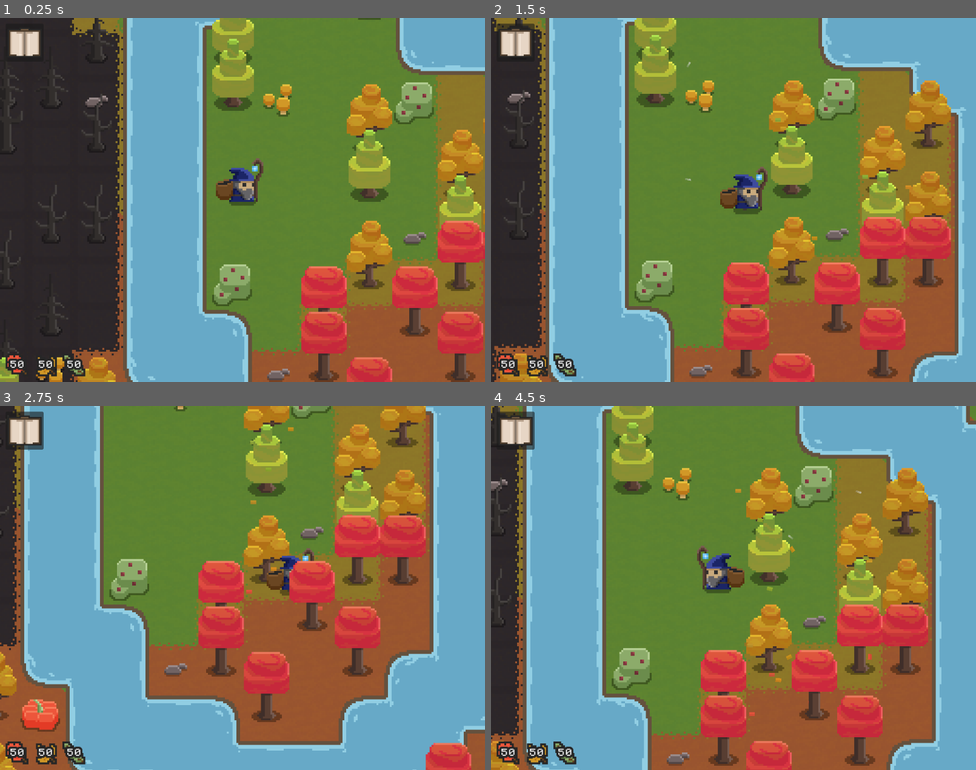
Above: before the commit, frames 1-4 (two rows, left to right).
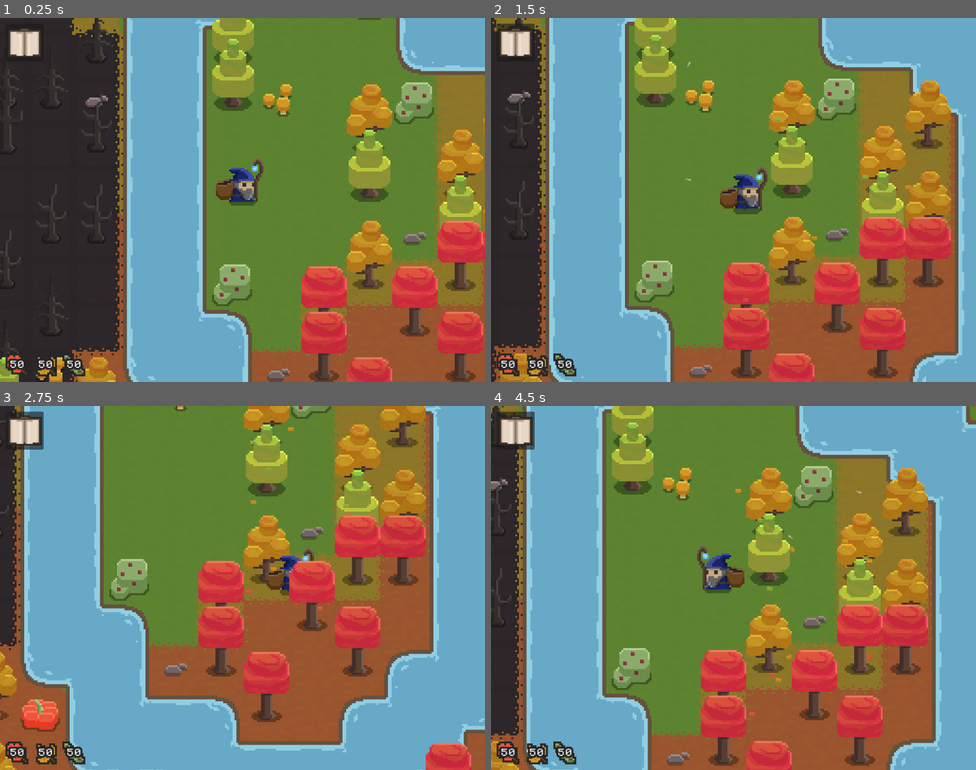
Above: after the commit, the same moments.

Repository: Pro1d/EchoesOfAmber
Game: Godot game, scene res://scenes/world.tscn
The game is run twice, just before and just after one commit, with the same random seed, the same clock (stepped at 60 frames per second) and the same inputs. Sound files missing from this copy of the repository are replaced by a short silence.
Inputs:
- Up to frame 1 (0.25 s): no input
- Up to frame 2 (1.5 s): hold D (move_right) 0.53-1.28 s; tap E (attract_leaves) at 0.6 s; hold S (move_down) from 1.28 s (still down); tap 3 (put_green) at 1.35 s
- Up to frame 3 (2.75 s): release S (move_down) at 2.03 s; hold D (move_right) from 2.03 s (still down); tap 1 (put_red) at 2.1 s
- Up to frame 4 (4.5 s): release D (move_right) at 2.78 s; hold W (move_up) 2.78-3.53 s; tap 2 (put_yellow) at 2.85 s; hold A (move_left) from 3.53 s (still down); tap E (attract_leaves) at 3.6 s; tap 3 (put_green) at 4.35 s

The runs differ from the first frame. In frame 1, 0.4% of the frame differs, in the area x 27-84%, y 0-100%; in frame 2, 0.7%; in frame 3, 0.7%, in the area x 5-100%, y 0-100%; in frame 4, 0.6%.

Commit message:
Cinematics

Diff:
--- a/scenes/world.tscn
+++ b/scenes/world.tscn
@@ -327,6 +327,18 @@
 position = Vector2(359, 106)
 gizmo_extents = 16.5
 
+[node name="Q3House" type="Marker2D" parent="AreaManager/CinematicMarkers"]
+position = Vector2(301, 20)
+gizmo_extents = 16.5
+
+[node name="Q3Area3" type="Marker2D" parent="AreaManager/CinematicMarkers"]
+position = Vector2(228, 200)
+gizmo_extents = 16.5
+
+[node name="Q3Area2" type="Marker2D" parent="AreaManager/CinematicMarkers"]
+position = Vector2(40, 71)
+gizmo_extents = 16.5
+
 [node name="Intro" type="Marker2D" parent="AreaManager/CinematicMarkers"]
 position = Vector2(226, 289)
 gizmo_extents = 16.5
--- a/scripts/area_ambience_visual.gd
+++ b/scripts/area_ambience_visual.gd
@@ -14,7 +14,9 @@
 	items.append_array(get_children())
 
 func transition(animate: bool, shown: bool) -> void:
-	print(name, " shown = ", shown)
+	if animate:
+		print("TRANSITION FX: ", name, " shown = ", shown)
+
 	if animate:
 		var tween := get_tree().create_tween()
 
--- a/scripts/area_manager.gd
+++ b/scripts/area_manager.gd
@@ -25,7 +25,6 @@
 		elif area_id == AreaManager.AREA_ID_BASE:
 			return tiles_to_clear.is_empty()
 		else:
-			# print("tiles to clear " + str(tiles_to_clear))
 			return trees_to_clear.is_empty()
 
 # Signal launched when an area is completely cleared.
@@ -231,6 +230,3 @@
 		if index >= 0:
 			data.trees_to_clear.remove_at(index)
 			_on_area_tree_cleared(area_id, tile)
-
-#		if area_id != 0:
-#			print("area " + str(area_id) + " trees left to clear: " + str(len(data.trees_to_clear)))
--- a/scripts/fx/global_sfx.gd
+++ b/scripts/fx/global_sfx.gd
@@ -35,7 +35,7 @@
 	if track.playing:
 		return
 
-	print("playing")
+	print("playing track: ", track.name)
 
 	track.volume_db = -64
 
--- a/scripts/world.gd
+++ b/scripts/world.gd
@@ -79,13 +79,16 @@
 @onready var intro_area_marker : Marker2D = %CinematicMarkers/Intro
 @onready var open_bridge_marker : Marker2D = %CinematicMarkers/OpenBridge
 @onready var q2_bridge_marker : Marker2D = %CinematicMarkers/Q2Bridge
+@onready var q3_house_marker : Marker2D = %CinematicMarkers/Q3House
+@onready var q3_area2_marker : Marker2D = %CinematicMarkers/Q3Area2
+@onready var q3_area3_marker : Marker2D = %CinematicMarkers/Q3Area3
 
 var current_quests : Array[Quests] = [Quests.Q1_GET_LEAVES]
 var q1_leaves_count := 0
 var q1_target_leaves := 20
 
 var _q1_text : String = """[color=black]
-Hum it seems my beautiful automnal forest is dying.
+It seems this summer hit hard on my beautiful forest.
 
 I should get some leaves to bring back its colors.
 
@@ -112,11 +115,18 @@
 And then I could liven up the forest around the house too...
 
 [color="#D19827"]
-Use J, K, L to spread leaves around the mouse, after coloring the ground create
+Use J, K, L to spread leaves around the house, after coloring the ground create
 leave piles. Combining 3 leave piles builds vegetation.
 [/color]
 
 [/color]
+"""
+
+var _q4_text : String = """
+At last my forest has been restored.
+
+I think I am going to stay and relax for a bit...
+Maybe grow some more pumpkins around my house.
 """
 
 func _cinematic_move_start(target_pos: Vector2, duration: float) -> void:
@@ -215,6 +225,60 @@
 	if all_leaves >= q1_leaves_count:
 		_on_q1_leaves_quest_finished()
 
+func _on_q3_area_2_finished() -> void:
+	if Quests.Q3_CLEAR_AREA_2 in current_quests:
+		current_quests.remove_at(current_quests.find(Quests.Q3_CLEAR_AREA_2))
+
+	await _generic_area_finished(q3_area2_marker)
+
+	_check_q3_complete()
+
+func _on_q3_area_3_finished() -> void:
+	if Quests.Q3_CLEAR_AREA_3 in current_quests:
+		current_quests.remove_at(current_quests.find(Quests.Q3_CLEAR_AREA_3))
+
+	await _generic_area_finished(q3_area3_marker)
+
+	_check_q3_complete()
+
+func _on_q3_area_0_finished() -> void:
+	if Quests.Q3_CLEAR_HOUSE in current_quests:
+		current_quests.remove_at(current_quests.find(Quests.Q3_CLEAR_HOUSE))
+
+	await _generic_area_finished(q3_house_marker)
+
+	_check_q3_complete()
+
+func _check_q3_complete() -> void:
+	if len(current_quests) == 0:
+		_on_game_finished()
+
+func _on_game_finished() -> void:
+	await get_tree().create_timer(5.0).timeout
+
+	player.lock_player = true
+	await blackbars.set_enabled(true)
+	await get_tree().create_timer(1.0).timeout
+
+	_set_menu_visible(true)
+	await menu.display_current_quest_text(_q4_text)
+
+func _generic_area_finished(marker: Marker2D = null) -> void:
+	# Default implementation
+	player.lock_player = true
+	await blackbars.set_enabled(true)
+
+	if marker != null:
+		await _cinematic_move_start(marker.global_position, 3.0)
+		await get_tree().create_timer(2.0).timeout
+		await _cinematic_move_end(3.0)
+	else:
+		# Let the transitions happen in the world
+		await get_tree().create_timer(5).timeout
+
+	await blackbars.set_enabled(false)
+	player.lock_player = false
+
 func _on_area_cleared(area: AreaManager.AreaData) -> void:
 	print("Cleared area: " + str(area.area_id))
 
@@ -223,11 +287,11 @@
 
 	if area.area_id == 1:
 		_on_q2_area_1_finished()
+	elif area.area_id == 2:
+		_on_q3_area_2_finished()
+	elif area.area_id == 3:
+		_on_q3_area_3_finished()
+	elif area.area_id == 0:
+		_on_q3_area_0_finished()
 	else:
-		# Default implementation
-		player.lock_player = true
-		await blackbars.set_enabled(true)
-		# Let the transitions happen in the world
-		await get_tree().create_timer(5).timeout
-		await blackbars.set_enabled(false)
-		player.lock_player = false
+		_generic_area_finished()
